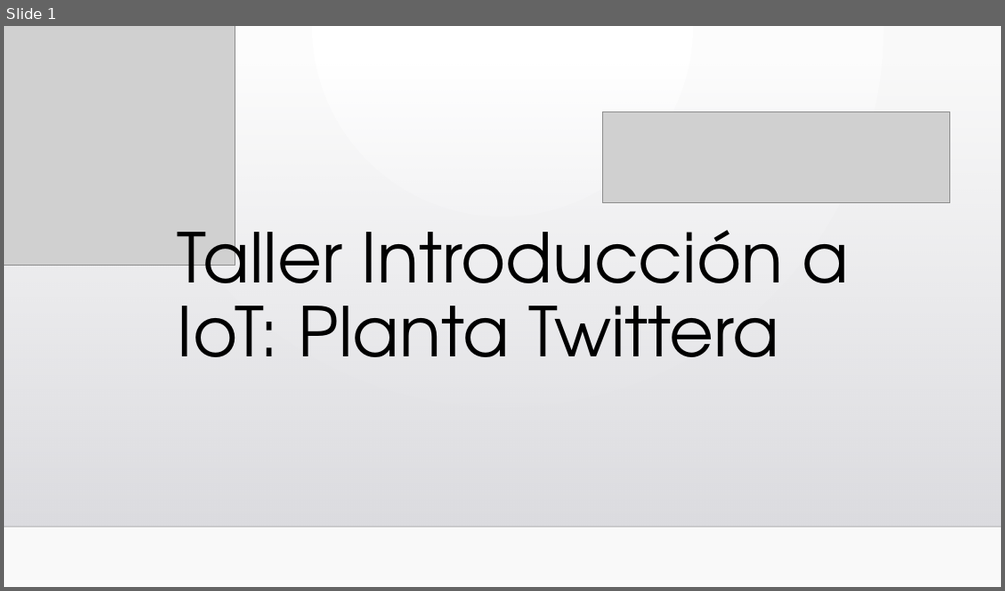
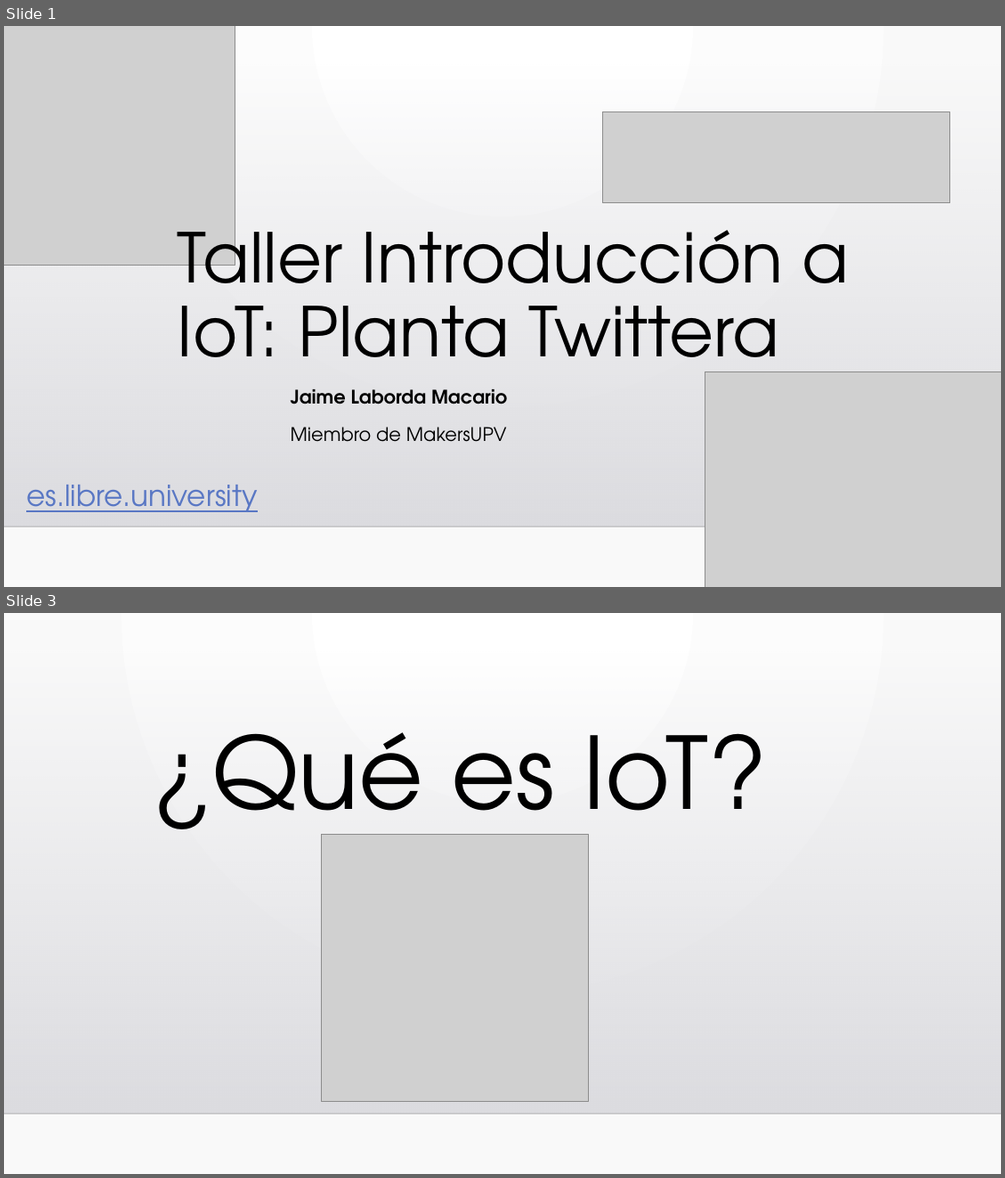
Before and after one commit to jaimelaborda/Planta-Twittera, a slide deck: Taller Introducción a IoT.pptx. Shown one above the other, each under a label of ours: slide 1 before the commit, slides 1 and 3 after it; the slides between them are not shown. The pictures are 1005x591 and 1005x1178 pixels, drawn with LibreOffice and Linux fonts; fonts in the diff are those of the drawing; grey boxes stand for pictures; background and template pictures are left out. Boxes give left, top, right and bottom in pixels: in the first picture for what was removed or moved away, otherwise in the second. Text is boxed around its words. In the diff, an @@ line names an element or a change of style, - is before the commit and + after.

```diff
--- a/Taller Introducción a IoT.pptx
+++ b/Taller Introducción a IoT.pptx
@@ slide 3 added at box(4, 613, 1001, 1174), background gradient #FFFFFF to #FAFAFA; not listed: 2 template elements that a slide beside it also shows @@
@@ text added at box(153, 732, 768, 854), 96 pt, text #000000 @@
+¿Qué es IoT?
@@ picture added at box(321, 835, 588, 1102) @@
@@ slide 1 changed as well @@
@@ picture added at box(704, 371, 1001, 587) @@
@@ subtitle added at box(291, 389, 507, 442), 18 pt, text #000000, bold @@
+Jaime Laborda Macario
+Miembro de MakersUPV
@@ text added at box(26, 484, 258, 512), 28 pt, text #5977C4, underline @@
+es.libre.university
```
Also in this commit, not shown: 25 other slides added, 1 slide removed, 16 other files.
